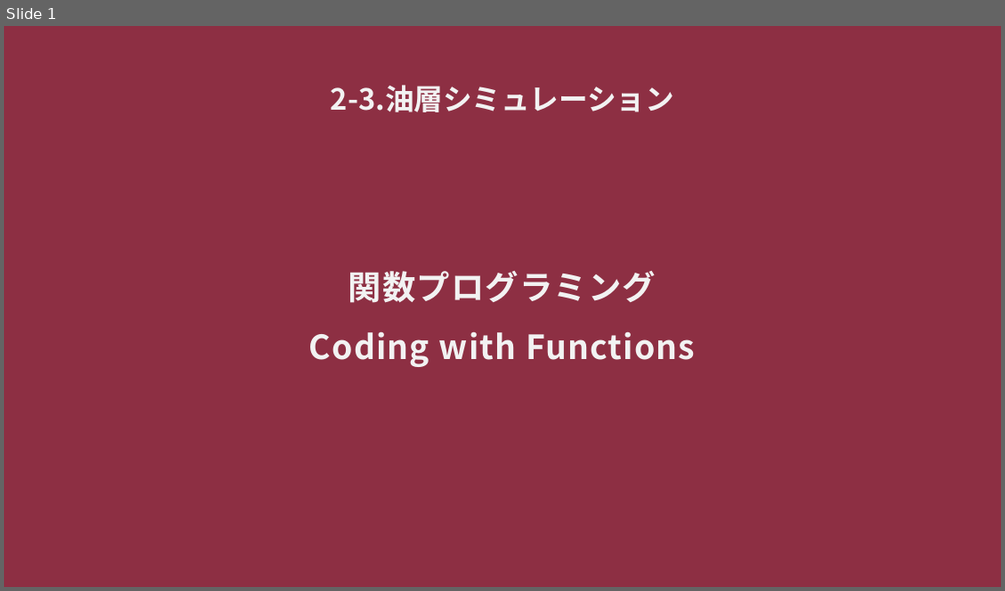
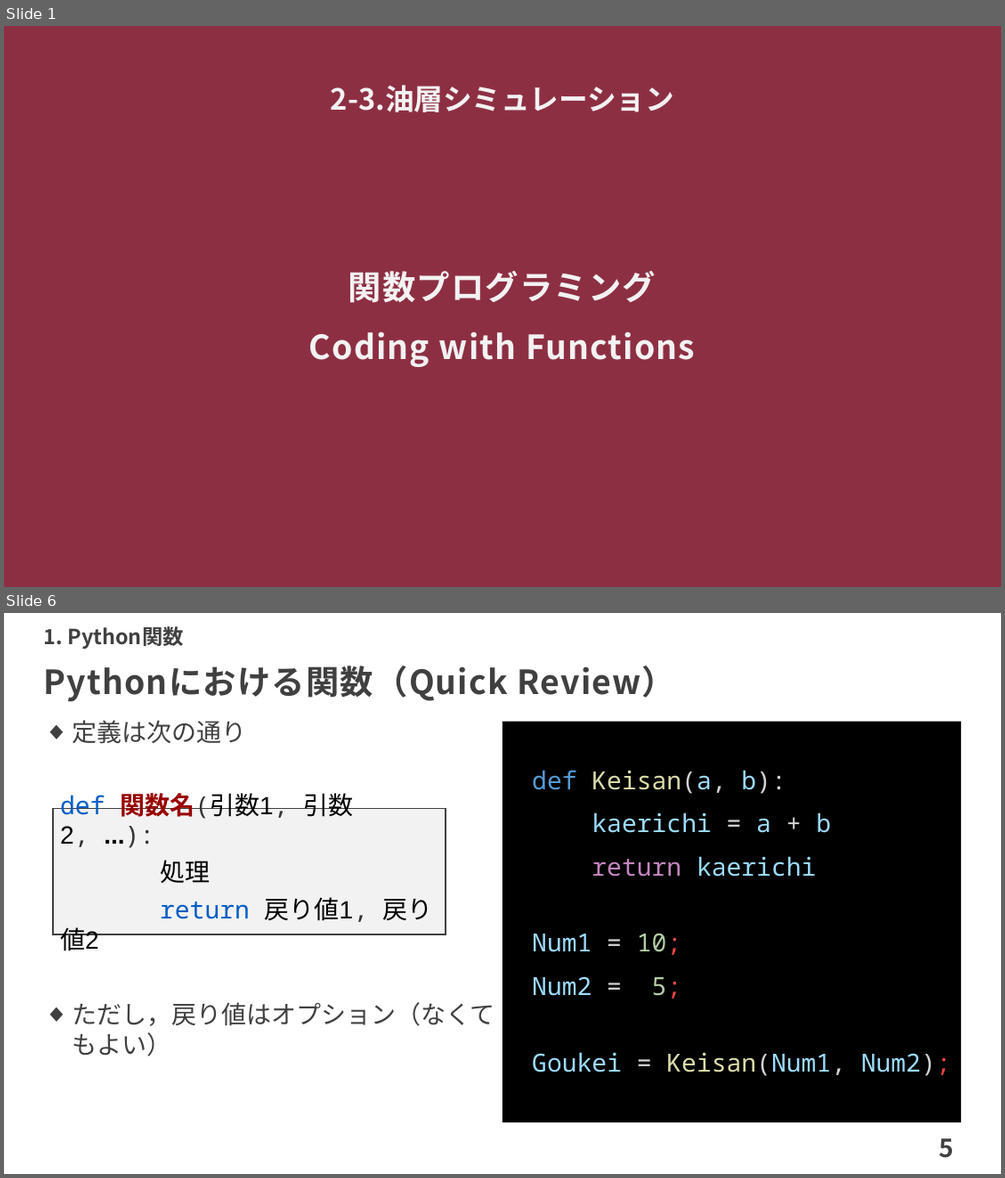
Before and after one commit to te288/intro_to_NA2022, a slide deck: Intro2ResSim/CodingWithFunctions.pptx. Shown one above the other, each under a label of ours: slide 1 before the commit, slides 1 and 6 after it; the slides between them are not shown. The pictures are 1005x591 and 1005x1178 pixels, drawn with LibreOffice and Linux fonts; fonts in the diff are those of the drawing. Boxes give left, top, right and bottom in pixels: in the first picture for what was removed or moved away, otherwise in the second. Text is boxed around its words. In the diff, an @@ line names an element or a change of style, - is before the commit and + after.

```diff
--- a/Intro2ResSim/CodingWithFunctions.pptx
+++ b/Intro2ResSim/CodingWithFunctions.pptx
@@ slide 6 added at [4,613,1001,1174], background #FFFFFF @@
@@ text added at [44,626,184,649], 20 pt, text #404040, bold @@
+1. Python関数
@@ title added at [44,666,675,702], 32 pt, text #404040, bold @@
+Pythonにおける関数（Quick Review）
@@ text added at [72,720,494,1056], 24 pt, text #404040 @@
+◆ 定義は次の通り
+◆ ただし，戻り値はオプション（なくてもよい）
@@ rectangle added at [502,722,961,1122], fill #000000, 24 pt, text #9CDCFE @@
+def Keisan(a, b):
+kaerichi = a + b
+return kaerichi
+Num1 = 10;
+Num2 = 5;
+Goukei = Keisan(Num1, Num2);
@@ rectangle added at [53,808,445,934], fill #F2F2F2, outline #404040 1.5 pt, 24 pt, text #000000 @@
+def 関数名(引数1, 引数2, ...):
+処理
+return 戻り値1, 戻り値2
@@ page number added at [938,1138,954,1158], 24 pt, text #404040, bold @@
+5
```
Also in this commit, not shown: 1 slide changed, 10 other slides added, 1 slide removed, 14 other files.
